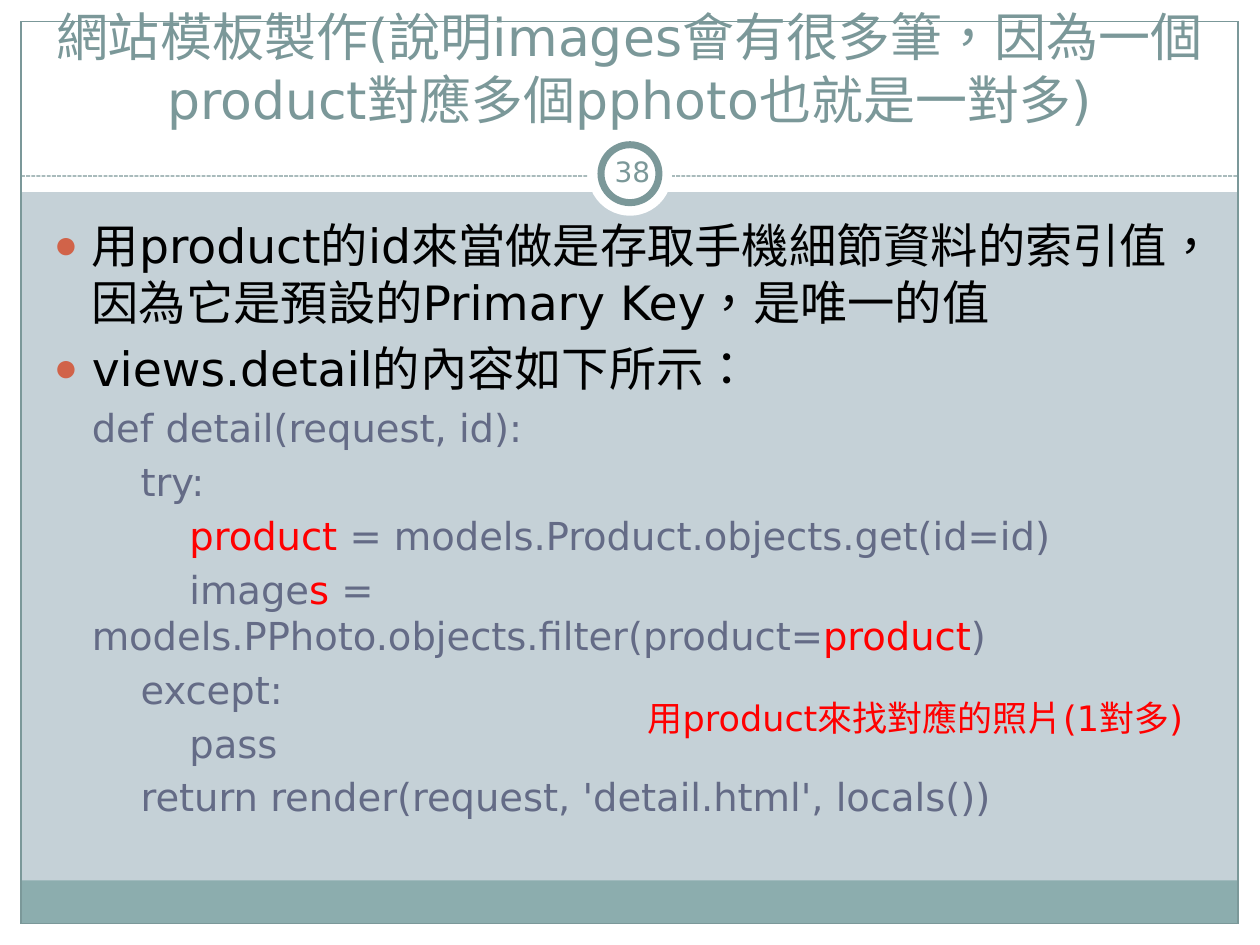
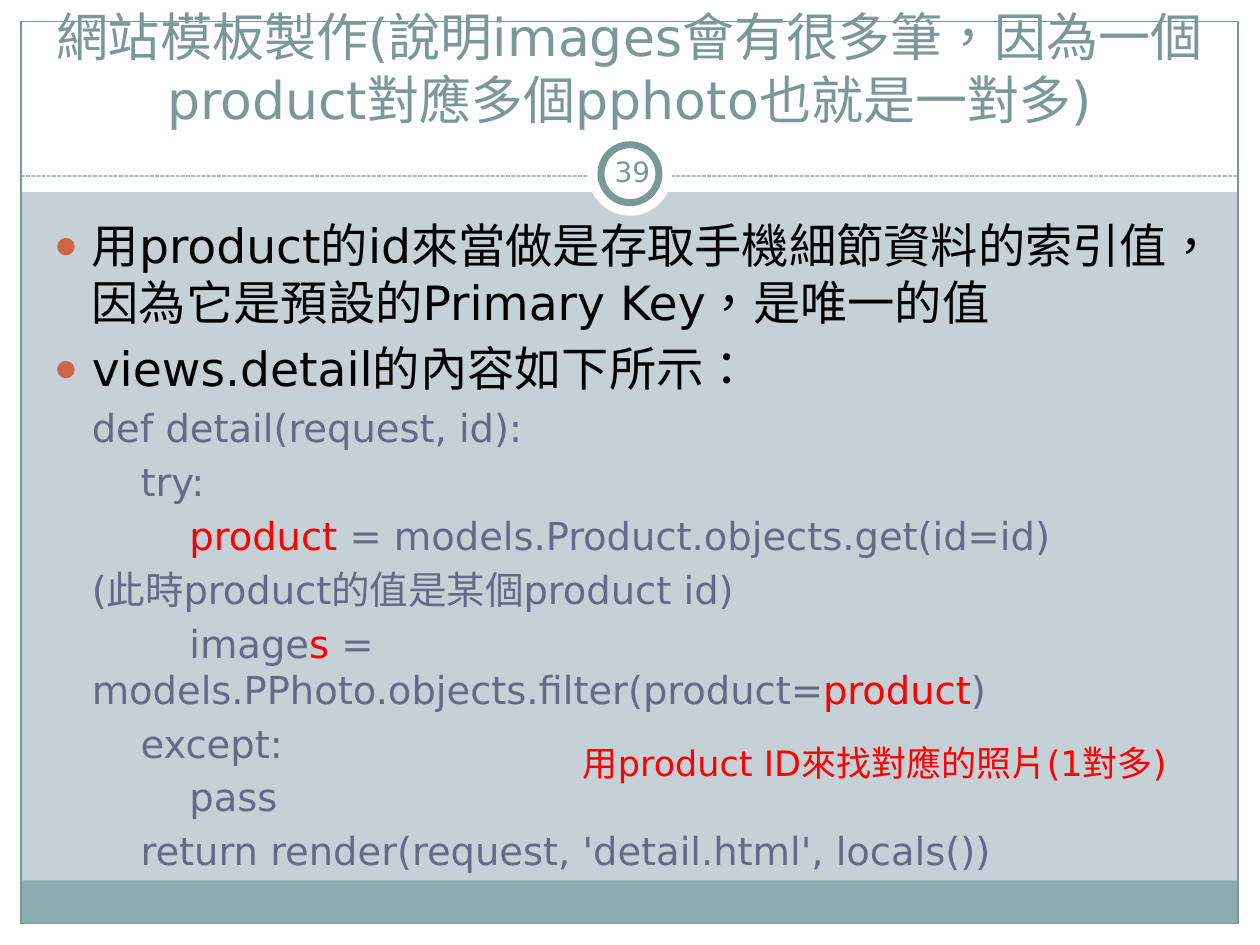
Before and after one commit to jacktea88/406django, a slide deck: slide 39 of ch07/Django4-ch07.pptx (slide 38 before the commit). Drawn at 1260x945 pixels with LibreOffice and Linux fonts; fonts in the diff are those of the drawing. Boxes give left, top, right and bottom in pixels: in the first picture for what was removed or moved away, otherwise in the second. Text is boxed around its words. In the diff, an @@ line names an element or a change of style, - is before the commit and + after.

```diff
--- a/ch07/Django4-ch07.pptx
+++ b/ch07/Django4-ch07.pptx
@@ page number at (615,161,651,189): text changed @@
-38
+39
@@ text at (92,572,734,612): paragraph added @@
+  (此時product的值是某個product id)
@@ text at (583,748,1167,784): text changed @@
-用product來找對應的照片(1對多)
+用product ID來找對應的照片(1對多)
```
Also in this commit, not shown: 10 other slides changed, 1 slide added, 6 other files.
